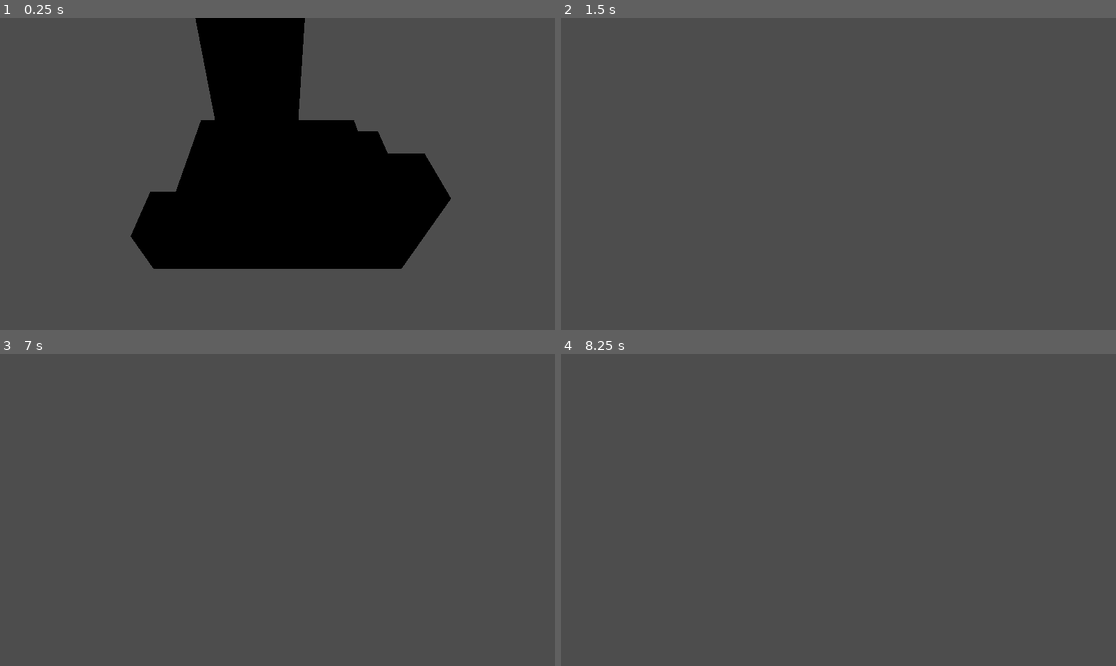
Above: before the commit, frames 1-4 (two rows, left to right).
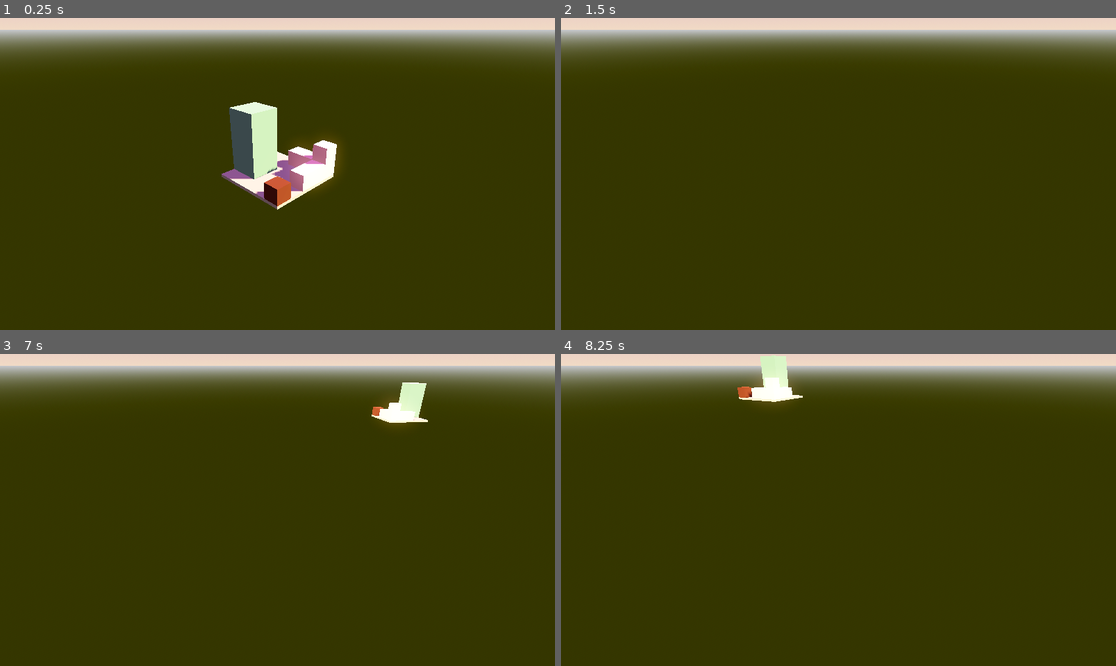
Above: after the commit, the same moments.

Repository: TomMurray/ld54
Game: Godot game, scene res://scenes/levels/test_level.tscn
Two runs of this game, one before a commit and one after it. Both use one fixed random seed, a clock stepped at 60 frames per second and the inputs below.
Inputs (mouse positions are in pixels of both pictures, inside the frame that each line leads up to):
- Up to frame 1 (0.25 s): no input
- Up to frame 2 (1.5 s): tap Enter at 0.5 s; move the mouse to (960, 158) at 0.52 s; hold D (move_right) 0.53-1.25 s; hold Right mouse button (move_drag) 0.53-1.25 s; click (960, 158) at 0.67 s; drag from (727, 189) to (810, 236) at 1.27 s
- Up to frame 3 (7 s): tap Space at 2, 3.5, 5 s; move the mouse to (333, 441) at 2.02 s; hold D (move_right) 2.03-2.75 s; hold E (rotate_clockwise) 2.03-2.75 s; tap Enter at 2.75, 4.25 s; drag from (249, 572) to (111, 463) at 2.77 s; move the mouse to (444, 556) at 3.52 s; hold A (move_left) 3.53-4.25 s; tap Mouse wheel up (zoom_in) at 3.6 s; drag from (111, 463) to (194, 432) at 4.27 s; move the mouse to (305, 510) at 5.02 s; hold S (move_backward) 5.03-5.75 s; hold Right mouse button (move_drag) 5.03-5.75 s; click (305, 510) at 5.17 s; drag from (194, 432) to (166, 525) at 5.77 s; move the mouse to (399, 494) at 6.52 s; hold W (move_forward) from 6.53 s (still down); hold E (rotate_clockwise) from 6.53 s (still down)
- Up to frame 4 (8.25 s): release W (move_forward) at 7.25 s; release E (rotate_clockwise) at 7.25 s; drag from (727, 525) to (810, 572) at 7.27 s; move the mouse to (894, 441) at 8.02 s; hold S (move_backward) from 8.03 s (still down); tap Mouse wheel up (zoom_in) at 8.1 s

The runs differ from the first frame. In frame 1, 100% of the frame differs, in the area x 0-100%, y 0-100%; in frame 2, 99%; in frame 3, 99%; in frame 4, 99%.

Commit message:
Introduce a bit more interesting graphical look with a world environment, just to see where we might get to

Diff:
--- a/scenes/levels/test_level.tscn
+++ b/scenes/levels/test_level.tscn
@@ -30,6 +30,28 @@
 
 [sub_resource type="BoxShape3D" id="BoxShape3D_rbj3x"]
 size = Vector3(5, 5, 5)
+
+[sub_resource type="ProceduralSkyMaterial" id="ProceduralSkyMaterial_61nh3"]
+sky_top_color = Color(0.580392, 0.341176, 0.619608, 1)
+sky_horizon_color = Color(0.886275, 0.745098, 0.639216, 1)
+ground_bottom_color = Color(0.180392, 0.184314, 0.027451, 1)
+
+[sub_resource type="Sky" id="Sky_t7ih1"]
+sky_material = SubResource("ProceduralSkyMaterial_61nh3")
+
+[sub_resource type="Environment" id="Environment_d72js"]
+background_mode = 2
+sky = SubResource("Sky_t7ih1")
+ambient_light_color = Color(0.768627, 0.47451, 0.698039, 1)
+ambient_light_energy = 10.09
+tonemap_mode = 2
+sdfgi_enabled = true
+glow_enabled = true
+volumetric_fog_enabled = true
+volumetric_fog_density = 0.01
+volumetric_fog_emission = Color(1, 1, 1, 1)
+volumetric_fog_length = 29.58
+volumetric_fog_detail_spread = 4.75683
 
 [node name="test_level" type="Node3D"]
 
@@ -63,9 +85,22 @@
 shape = SubResource("BoxShape3D_rbj3x")
 
 [node name="player_controller" type="Node3D" parent="."]
+transform = Transform3D(0.707107, 0, -0.707107, 0, 1, 0, 0.707107, 0, 0.707107, 0, 0, 0)
 script = ExtResource("6_fk0ol")
 
 [node name="Camera3D" type="Camera3D" parent="player_controller"]
-transform = Transform3D(-1, 6.18173e-08, -6.18172e-08, 0, 0.707107, 0.707107, 8.74228e-08, 0.707107, -0.707107, 0, 5, -5)
+transform = Transform3D(-1, 4.11404e-08, -7.71376e-08, 0, 0.882352, 0.470591, 8.74228e-08, 0.470591, -0.882352, 0, 8, -14.9999)
 current = true
 fov = 60.0
+
+[node name="WorldEnvironment" type="WorldEnvironment" parent="."]
+environment = SubResource("Environment_d72js")
+
+[node name="DirectionalLight3D" type="DirectionalLight3D" parent="."]
+transform = Transform3D(0.707107, -0.413628, -0.573509, 0, -0.811064, 0.584958, -0.707107, -0.413628, -0.573509, 0, 3, -6)
+light_color = Color(1, 0.85098, 0.505882, 1)
+light_energy = 3.081
+light_indirect_energy = 2.561
+light_volumetric_fog_energy = 1.26
+shadow_enabled = true
+shadow_blur = 2.951
Not shown: 1 places in scenes/levels/test_level.tscn that only renumber resources
